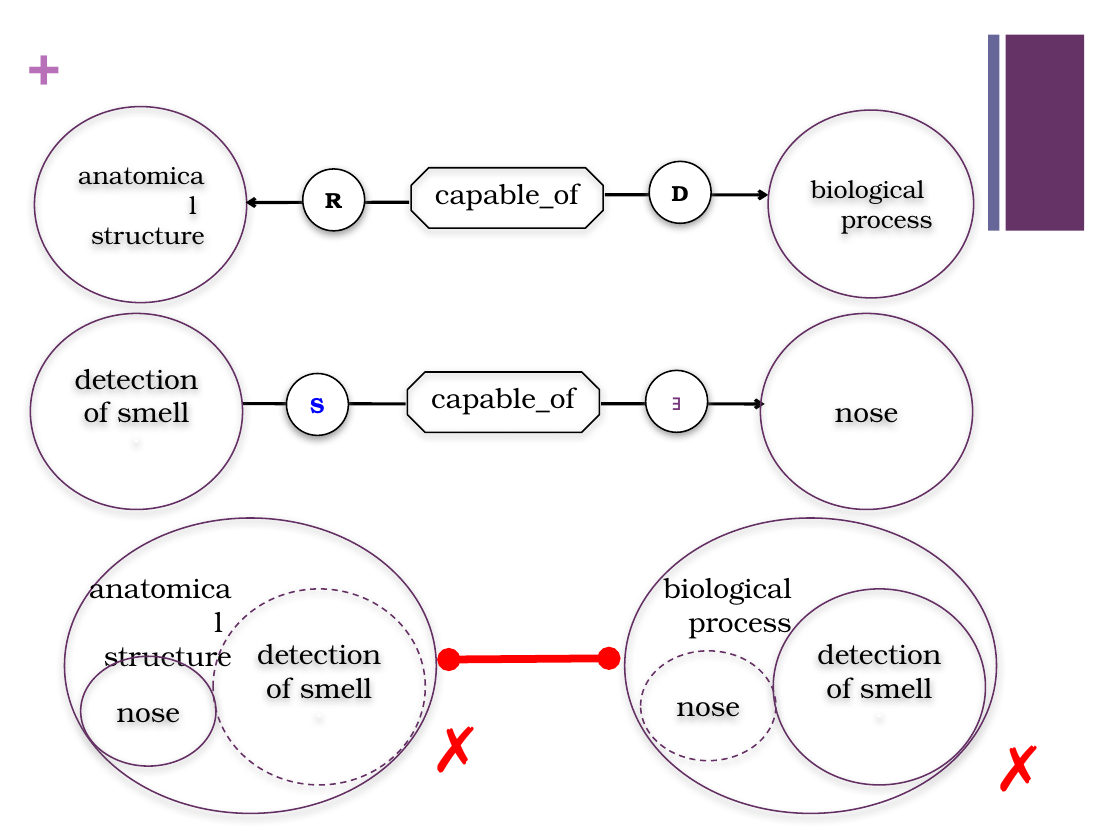
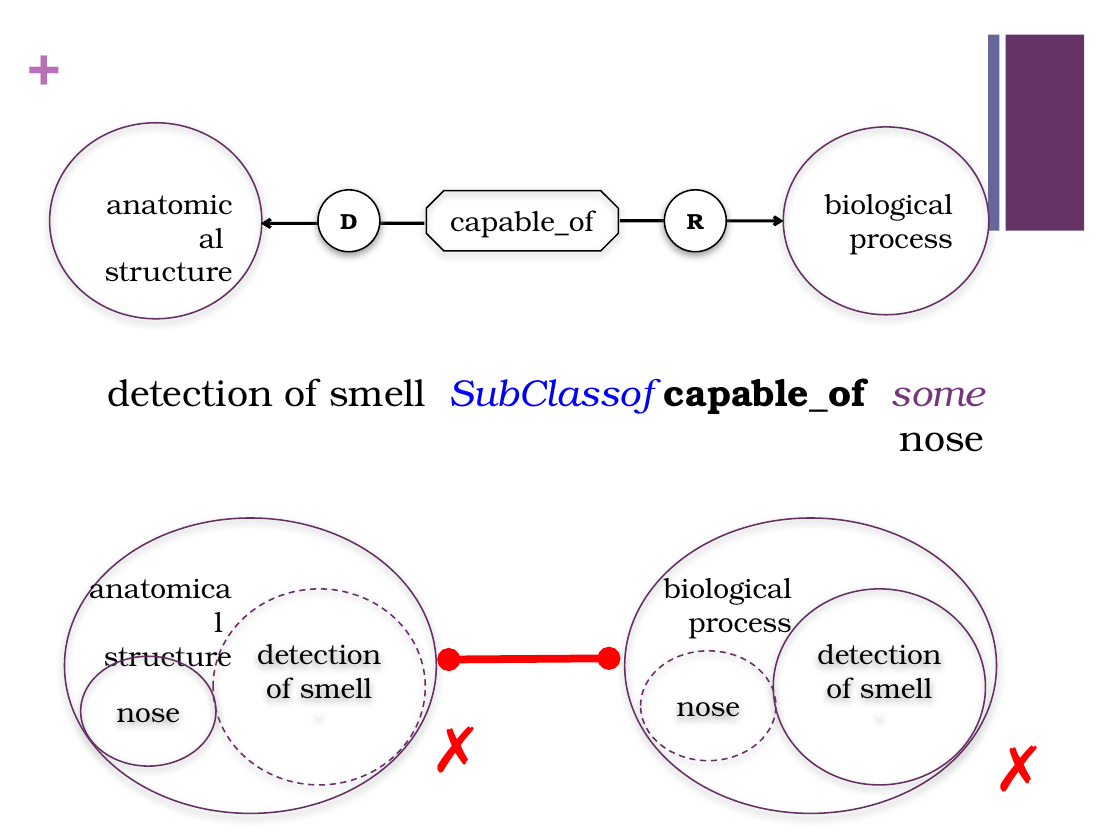
Before and after one commit to geneontology/protege-tutorial, a slide deck: slide 29 of presentations/GO_protege_1201b.pptx (slide 27 before the commit). Drawn at 1120x840 pixels with LibreOffice and Linux fonts; fonts in the diff are those of the drawing. Boxes give left, top, right and bottom in pixels: in the first picture for what was removed or moved away, otherwise in the second. Text is boxed around its words. In the diff, an @@ line names an element or a change of style, - is before the commit and + after.

```diff
--- a/presentations/GO_protege_1201b.pptx
+++ b/presentations/GO_protege_1201b.pptx
@@ ellipse added at <box>49,123,262,319</box>, outline #653165 1 pt @@
@@ ellipse added at <box>783,127,988,315</box>, outline #653165 1 pt @@
@@ octagon removed at <box>411,168,603,228</box> @@
@@ text "anatomical" at <box>105,262,233,288</box>: size 16 to 18 pt; vertical alignment middle to top; outline #653165 1 pt to none; shadow off @@
@@ text "anatomical": place and size @@
-text "anatomical" at <box>35,106,248,302</box>
+text "anatomical" at <box>105,262,233,288</box>
@@ ellipse "D": place and size @@
-ellipse "D" at <box>650,161,711,223</box>
+ellipse "D" at <box>318,190,380,252</box>
@@ ellipse "D" at <box>318,190,380,252</box>: mirrored @@
@@ octagon: place and size @@
-octagon at <box>408,372,599,432</box>
+octagon at <box>427,190,618,251</box>
@@ text removed at <box>435,183,578,211</box> @@
-capable_of
@@ text "capable_of": place and size @@
-text "capable_of" at <box>431,387,574,415</box>
+text "capable_of" at <box>450,210,593,238</box>
@@ arrow removed from (605, 195) to (768, 195) @@
@@ ellipse "R" at <box>664,190,726,252</box>: mirrored @@
@@ ellipse "R": place and size @@
-ellipse "R" at <box>302,169,364,231</box>
+ellipse "R" at <box>664,190,726,252</box>
@@ text "biological": place and size @@
-text "biological" at <box>768,110,973,298</box>
+text "biological" at <box>825,194,953,254</box>
@@ text "biological" at <box>825,194,953,254</box>: size 16 to 18 pt; vertical alignment middle to top; outline #653165 1 pt to none; shadow off @@
@@ arrow moved from (409, 203) - (245, 203) to (424, 223) - (261, 223) @@
@@ arrow moved from (601, 404) - (765, 404) to (620, 221) - (784, 221) @@
@@ ellipse removed at <box>30,314,243,510</box> @@
-detection of smell
-‘
@@ ellipse removed at <box>760,314,973,510</box> @@
-nose
@@ text added at <box>107,378,984,452</box>, 24 pt, text #000000 @@
+detection of smell SubClassof capable_of some nose
@@ ellipse removed at <box>287,374,348,436</box> @@
-S
@@ ellipse removed at <box>646,371,708,432</box> @@
-∃
@@ line removed from (242, 403) to (405, 404) @@
```
Also in this commit, not shown: 13 other slides changed, 5 slides added, 3 slides removed.
